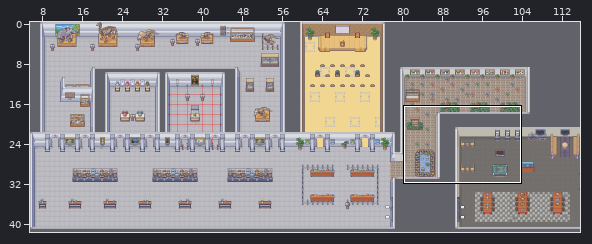
Level history. Tiled map (JSON): frontend/public/assets/tilemaps/indoors.json. The picture above shows the old version from afar; the outline marks the close-up.
Close-up. As it was:
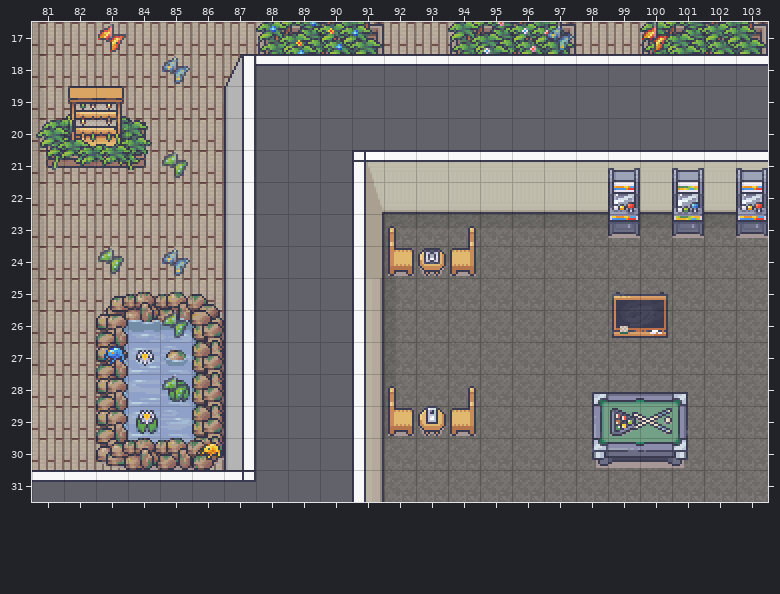
Cells are 32x32 px. Shown: x 81..103, y 17..31.
After the commit:
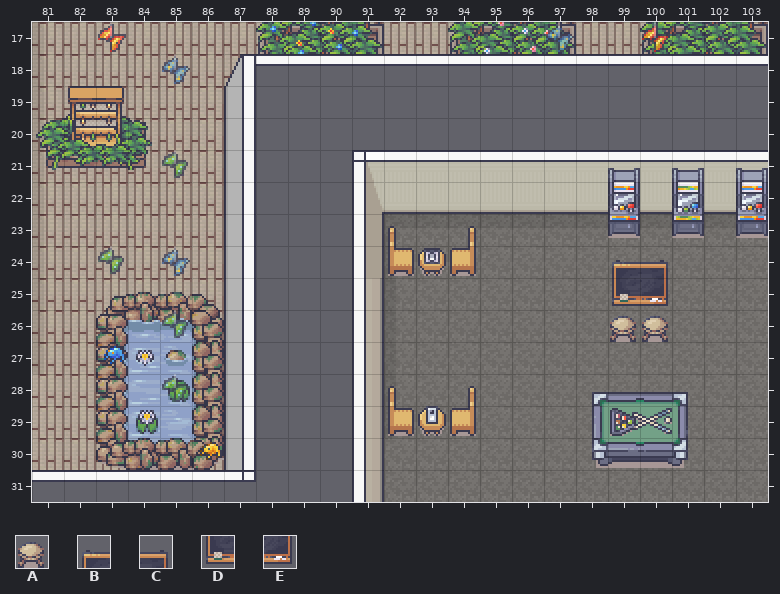
Key: from "1_Generic_32x32": A 305; from "5_Classroom_and_library_32x32": B 93, C 94, D 109, E 110.
_ is an empty cell.
The commit says: made it look better
Change:
Layer "World":
y 24: x 99..100 __ -> BC
y 25: x 99..100 BC -> DE
y 26: x 99..100 DE -> AA
